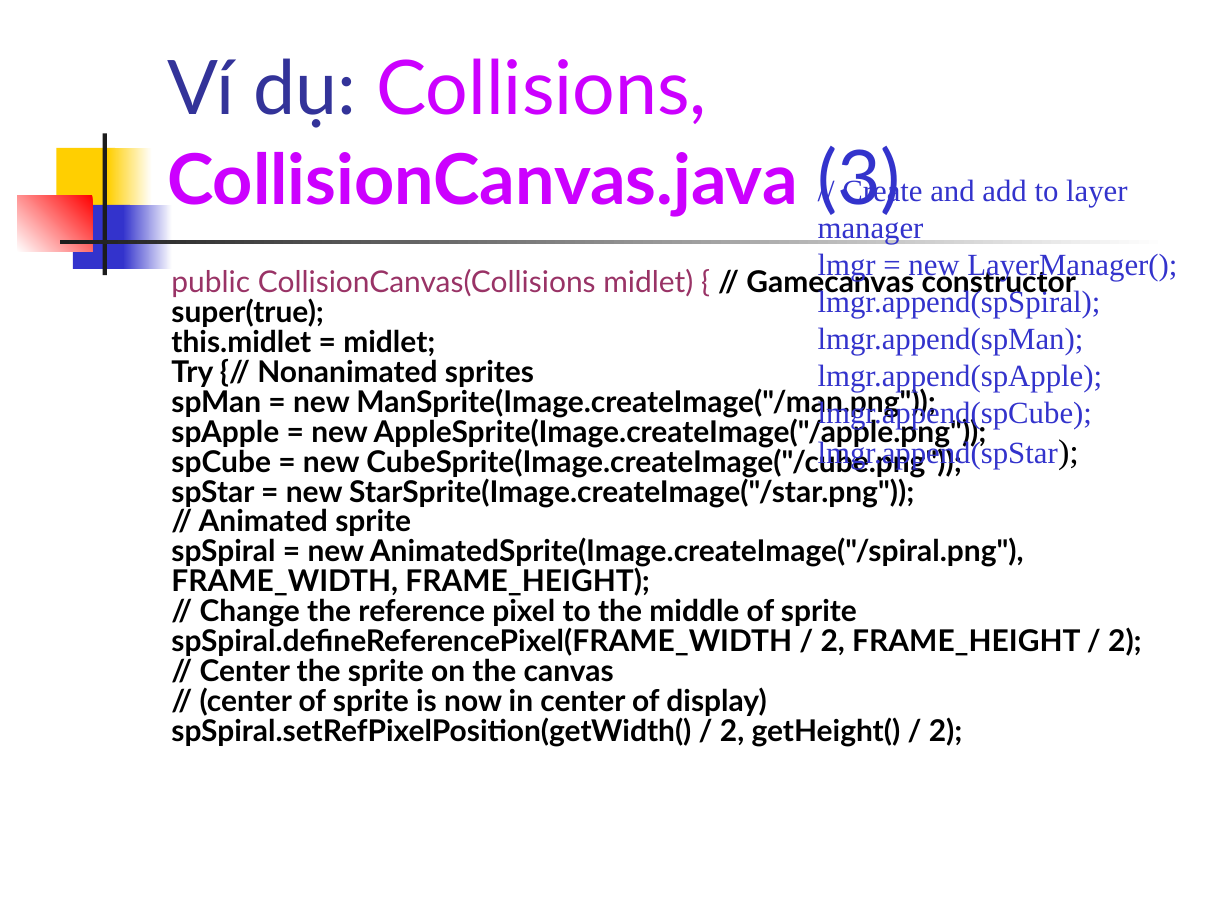
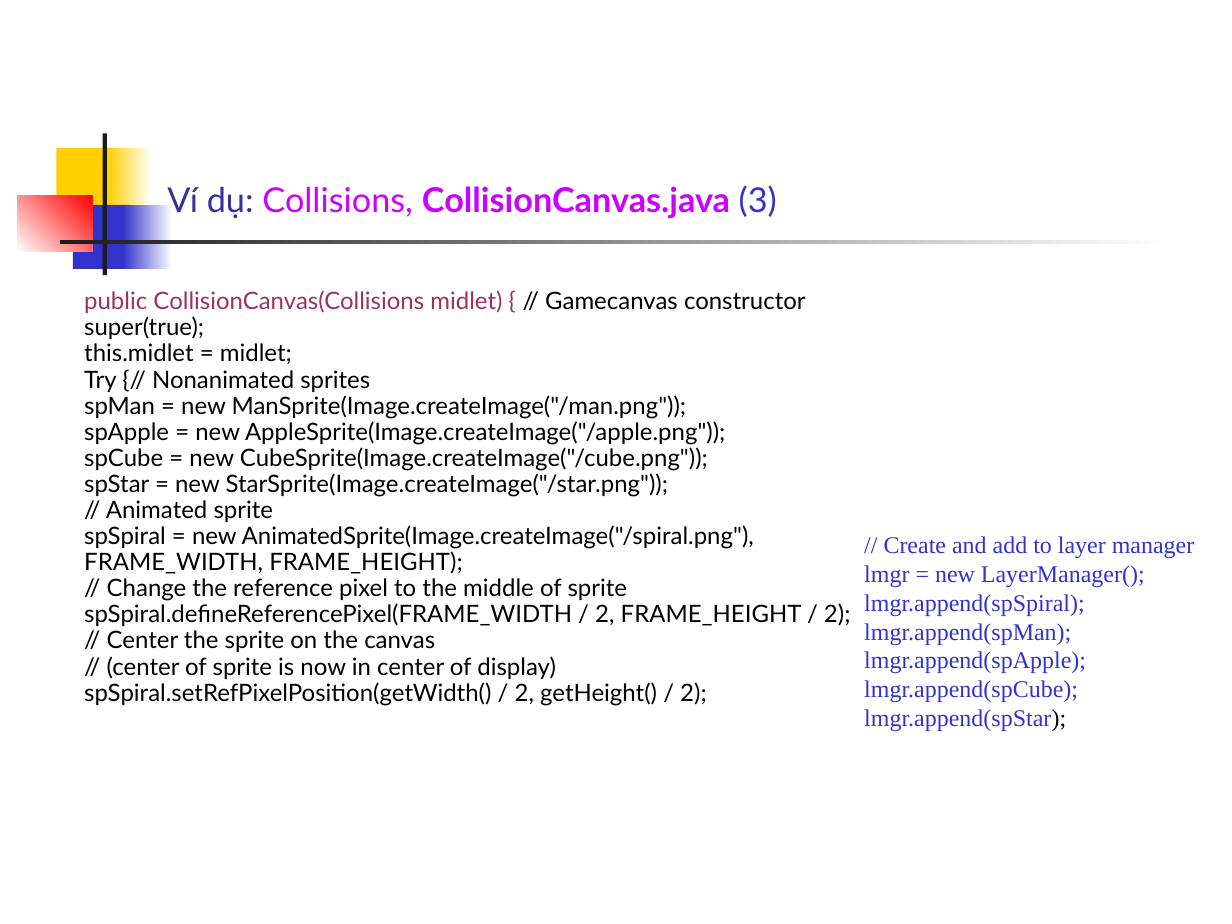
Before and after one commit to phamtuanchip/labs, a slide deck: slide 22 of M1304M-C1304M/j2me/slides/Session14.ppt. Drawn at 1232x924 pixels with LibreOffice and Linux fonts; fonts in the diff are those of the drawing. Boxes give left, top, right and bottom in pixels: in the first picture for what was removed or moved away, otherwise in the second. Text is boxed around its words. In the diff, an @@ line names an element or a change of style, - is before the commit and + after.

```diff
--- a/M1304M-C1304M/j2me/slides/Session14.ppt
+++ b/M1304M-C1304M/j2me/slides/Session14.ppt
@@ title "Ví dụ: Collisions, CollisionCanvas.java (3)" at <box>167,185,777,218</box>: size 44 to 20 pt in "Ví dụ: Collisions, (3)"; size 41 to 20 pt in "CollisionCanvas.java" @@
@@ rectangle at <box>123,205,172,269</box>: fill gradient #FFFFFF to #3333CC to gradient #3333CC to #FFFFFF @@
@@ rectangle at <box>59,240,1168,244</box>: fill gradient #FFFFFF to #1C1C1C to gradient #1C1C1C to #FFFFFF @@
@@ text "public CollisionCanvas(Collisions midlet) { // ...": place and size @@
-text "public CollisionCanvas(Collisions midlet) { // ..." at <box>171,266,1142,747</box>
+text "public CollisionCanvas(Collisions midlet) { // ..." at <box>84,290,851,706</box>
@@ text "public CollisionCanvas(Collisions midlet) { // ..." at <box>84,290,851,706</box>: size 17.5 to 14 pt, bold off; line spacing 0.5 to 0.7; less space between paragraphs @@
@@ text "// Create and add to ...": place and size @@
-text "// Create and add to ..." at <box>818,177,1177,469</box>
+text "// Create and add to ..." at <box>864,536,1195,731</box>
@@ text "// Create and add to ..." at <box>864,536,1195,731</box>: size 18 to 14 pt; size 20 to 14 pt in "lmgr.append(spStar);" @@
```
Also in this commit, not shown: 22 other slides changed, 27 other files.
